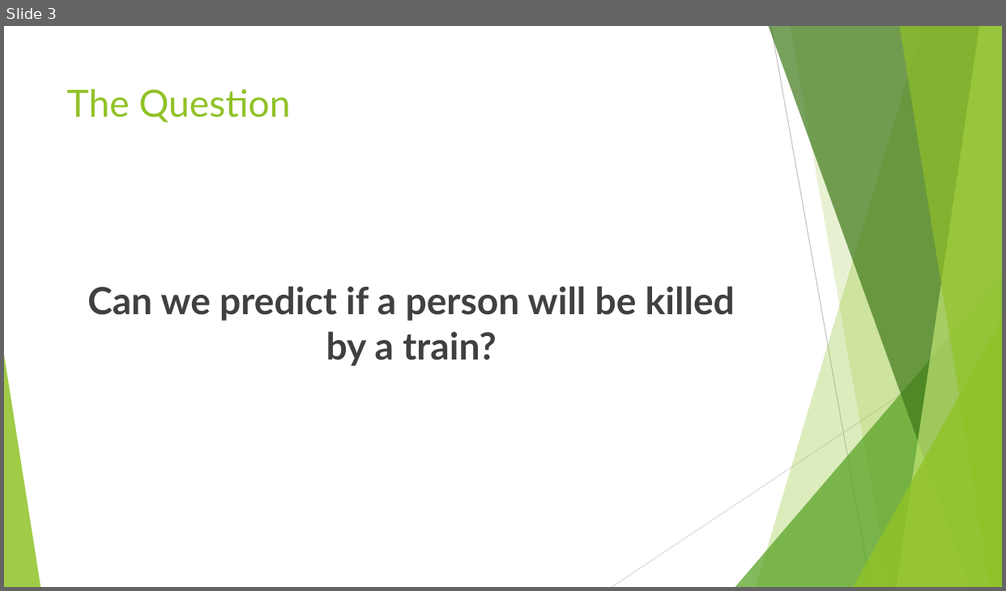
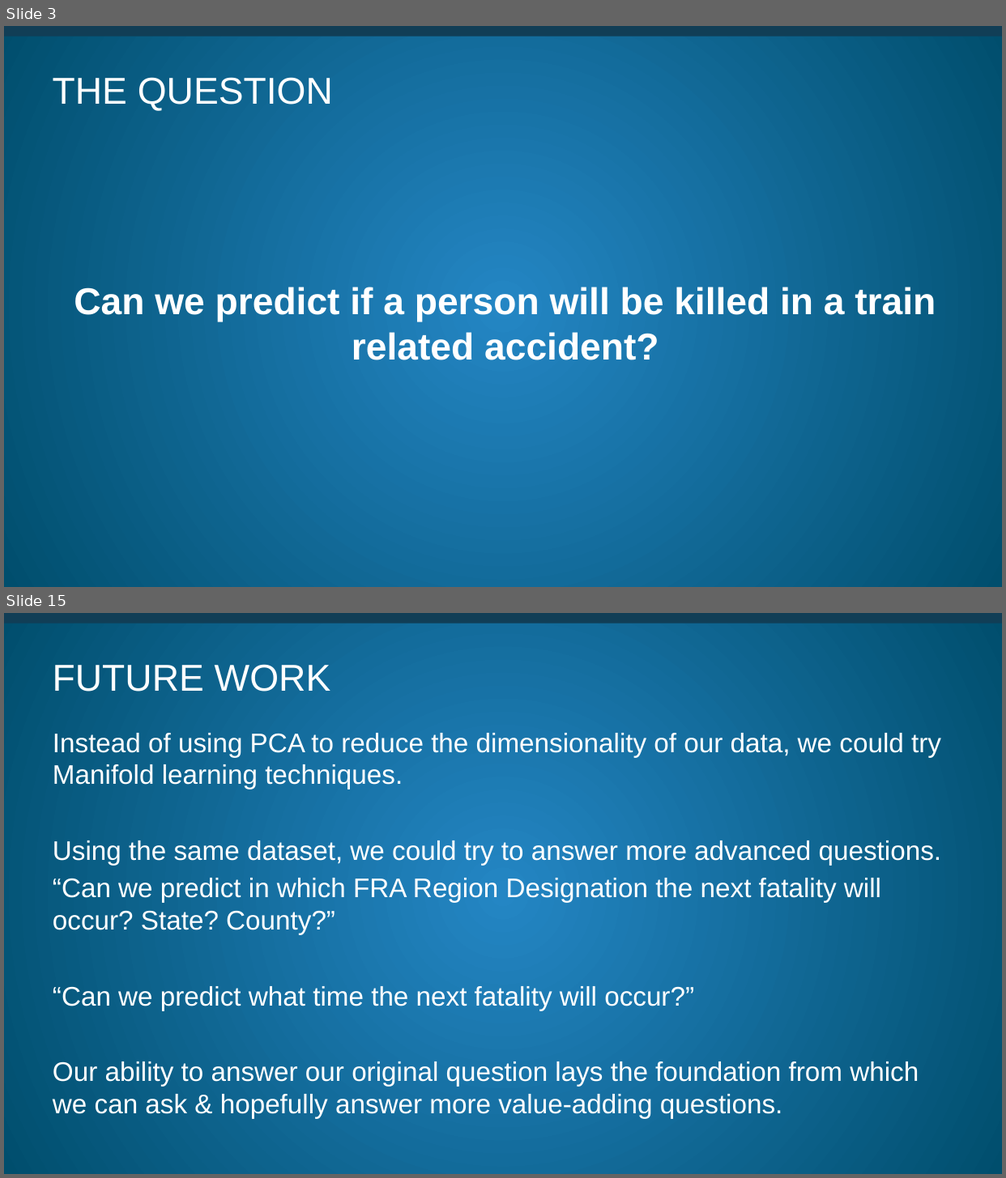
Before and after one commit to littlesiagoy/Springboard-Capstone-2, a slide deck: Capstone 2 Slidedeck.pptx. Shown one above the other, each under a label of ours: slide 3 before the commit, slides 3 and 15 after it; the slides between them are not shown. The pictures are 1006x591 and 1006x1178 pixels, drawn with LibreOffice and Linux fonts; fonts in the diff are those of the drawing. Boxes give left, top, right and bottom in pixels: in the first picture for what was removed or moved away, otherwise in the second. Text is boxed around its words. In the diff, an @@ line names an element or a change of style, - is before the commit and + after.

```diff
--- a/Capstone 2 Slidedeck.pptx
+++ b/Capstone 2 Slidedeck.pptx
@@ slide 15 added at (4,613,1002,1174), background gradient #2486C4 to #004E6D; not listed: 2 template elements that a slide beside it also shows @@
@@ title added at (53,664,331,692), 36 pt, text #FFFFFF @@
+FUTURE WORK
@@ text added at (53,733,941,1118), 25.9 pt, text #FFFFFF @@
+Instead of using PCA to reduce the dimensionality of our data, we could try Manifold learning techniques.
+Using the same dataset, we could try to answer more advanced questions.
+“Can we predict in which FRA Region Designation the next fatality will occur? State? County?”
+“Can we predict what time the next fatality will occur?”
+Our ability to answer our original question lays the foundation from which we can ask & hopefully answer more value-adding questions.
@@ slide 3 changed as well @@
@@ background #FFFFFF to gradient #2486C4 to #004E6D @@
@@ rectangle added at (4,26,1002,29), fill #B3E900 @@
@@ rectangle added at (4,26,1002,37), fill #113E56 @@
@@ title at (53,77,333,111): text changed; font Lato to Arial; text colour #90C226 to #FFFFFF @@
-The Question
+THE QUESTION
@@ text at (74,287,936,361): text changed; font Lato to Arial; text colour #404040 to #FFFFFF @@
-Can we predict if a person will be killed by a train?
+Can we predict if a person will be killed in a train related accident?
@@ group removed at (4,26,1002,587): 5 freeform shapes, 3 triangles, 2 lines @@
```
Also in this commit, not shown: 8 other slides changed, 5 other slides added, 4 slides removed, 9 other files.
